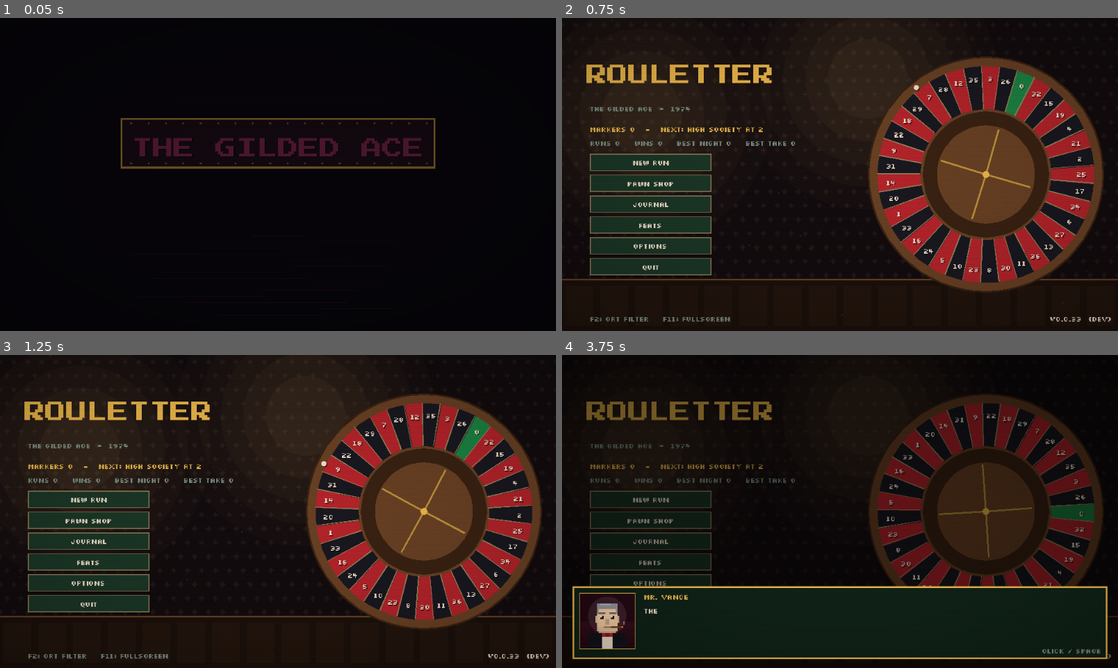
Above: before the commit, frames 1-4 (two rows, left to right).
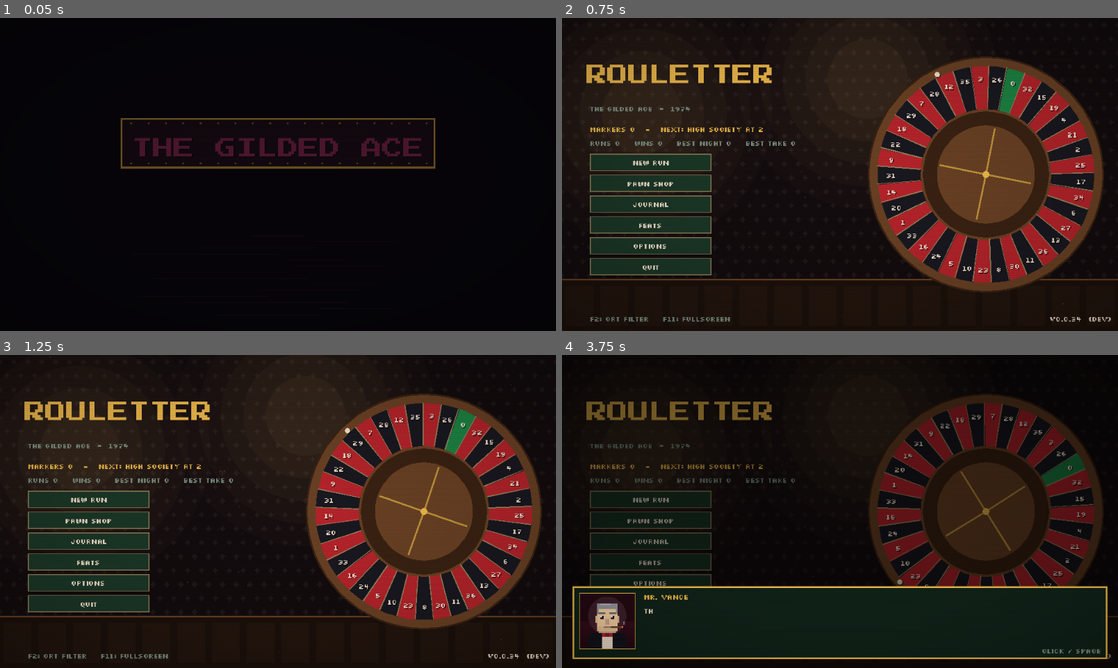
Above: after the commit, the same moments.

Repository: sugnauk/Rouletter
Game: Godot game, scene res://scenes/main.tscn
Two runs of this game, one before a commit and one after it. Both use one fixed random seed, a clock stepped at 60 frames per second and the inputs below.
Inputs (mouse positions are in pixels of both pictures, inside the frame that each line leads up to):
- Up to frame 1 (0.05 s): no input
- Up to frame 2 (0.75 s): tap Enter at 0.5 s; hold Right from 0.53 s (still down); tap F at 0.6 s; click (840, 174) at 0.67 s
- Up to frame 3 (1.25 s): keep holding Right; tap Space at 0.77 s; tap 1 at 0.8 s
- Up to frame 4 (3.75 s): release Right at 1.25 s; click "New Run" at 1.25 s; click "New Run" at 2 s; move the mouse to (840, 511) at 2.77 s; hold Left 2.78-3.53 s; tap 1 at 2.85 s; click (840, 511) at 2.92 s; tap Space at 3.02 s; tap 2 at 3.05, 3.6 s; move the mouse to (895, 442) at 3.52 s; hold Right from 3.53 s (still down); click (895, 442) at 3.67 s

Frame 1 is identical in both runs. In frame 2, 9.8% of the frame differs, in the area x 3-96%, y 0-98%; in frame 3, 14%, in the area x 3-96%, y 0-100%; in frame 4, 11%.

Commit message:
v0.0.34: slower default speed with a fast-forward button (Normal / Fast / Fastest)
Co-Authored-By: Claude Opus 5.5 <noreply@anthropic.com>
Claude-Session: https://claude.ai/code/session_013q6d3yRkHgTahmnKYGjD8n

Diff:
--- a/core/profile.gd
+++ b/core/profile.gd
@@ -30,8 +30,15 @@
 var act2_runs: int = 0
 var act2_wins: int = 0
 ## Player options (Options screen). Missing keys fall back to these defaults.
-const DEFAULT_SETTINGS := {"crt": true, "cb_marks": false, "cards": true, "shake": true, "music": 0.6, "sfx": 1.0, "zoom_felt": false, "fast_spins": false,
-	"fit": 1.0}
+const DEFAULT_SETTINGS := {"crt": true, "cb_marks": false, "cards": true, "shake": true, "music": 0.6, "sfx": 1.0, "zoom_felt": false,
+	"fit": 1.0, "speed": 0}
+## Game speed (the >> button): Normal takes its time, Fast is brisk, Fastest also cuts the spin and
+## the count short. time: Engine.time_scale; short: use the shortened wheel spin and count.
+const SPEEDS := [
+	{"name": "Normal", "label": ">", "time": 0.67, "short": false},
+	{"name": "Fast", "label": ">>", "time": 1.0, "short": false},
+	{"name": "Fastest", "label": ">>>", "time": 1.0, "short": true},
+]
 ## Screen fit: shrink the play area (and pin it to the top) when a phone browser hides part of it.
 const FIT_MIN := 0.7
 const FIT_STEP := 0.05
@@ -235,7 +242,15 @@
 	var saved: Dictionary = d.get("settings", {})
 	for k in saved:
 		if settings.has(k):
-			settings[k] = bool(saved[k]) if DEFAULT_SETTINGS[k] is bool else clampf(float(saved[k]), 0.0, 1.0)
+			if DEFAULT_SETTINGS[k] is bool:
+				settings[k] = bool(saved[k])
+			elif DEFAULT_SETTINGS[k] is int:
+				settings[k] = clampi(int(saved[k]), 0, SPEEDS.size() - 1)
+			else:
+				settings[k] = clampf(float(saved[k]), 0.0, 1.0)
+	# Older profiles had a Fast spins toggle; it became the fastest speed.
+	if not saved.has("speed") and bool(saved.get("fast_spins", false)):
+		settings.speed = 2
 
 
 func save(path: String = "") -> bool:
--- a/core/story.gd
+++ b/core/story.gd
@@ -138,7 +138,7 @@
 		{"speaker": "Dolores", "text": "Click a square to bet chips from your stack. Splits and corners sit on the lines between squares."},
 		{"speaker": "Dolores", "text": "Winning bets add to your Take. Losing bets come off it. Reach the payment before your spins run out."},
 		{"speaker": "Dolores", "text": "Your bets go back down every spin by themselves. Undo or Clear to change them. Right-click to take one back. On a touch screen, hold a bet for more options."},
-		{"speaker": "Dolores", "text": "In a hurry? Turn on Fast spins in the MENU. The big moments still get their due."}]},
+		{"speaker": "Dolores", "text": "In a hurry? The >> button by the MENU (or F) speeds things up. The big moments still get their due."}]},
 	"shop": {"id": "tut_shop", "title": "How to Play: The Cage", "lines": [
 		{"speaker": "Dolores", "text": "Between tables you visit the Cage. Every window takes a different kind of money."},
 		{"speaker": "Dolores", "text": "Chips you buy go on the felt for good and score every time they hit. Place them before you leave."}]},
--- a/core/version.gd
+++ b/core/version.gd
@@ -4,7 +4,7 @@
 ## The deploy workflow overwrites BUILD with the commit hash and build time, so "dev" means a
 ## local/editor run.
 
-const VERSION := "0.0.33"
+const VERSION := "0.0.34"
 const BUILD := "dev"
 
 
--- a/scenes/main.gd
+++ b/scenes/main.gd
@@ -98,6 +98,7 @@
 	add_child(crt)
 	crt.visible = profile.settings.crt
 	Sfx.set_volumes(profile.settings.music, profile.settings.sfx)
+	apply_speed()
 	Sfx.play_music.call_deferred("lounge")
 	get_tree().create_timer(4.0).timeout.connect(func(): Sfx.preload_track("enforcer"))
 	var tl := CanvasLayer.new()
@@ -422,6 +423,9 @@
 		if event.keycode == KEY_ESCAPE and in_run() and not pause.visible and not dialogue.is_open():
 			open_pause()
 			get_viewport().set_input_as_handled()
+		elif event.keycode == KEY_F and in_run() and not dialogue.is_open():
+			cycle_speed()
+			get_viewport().set_input_as_handled()
 		elif event.keycode == KEY_F2:
 			set_option("crt", not profile.settings.crt)
 		elif event.keycode == KEY_F11 or (event.keycode == KEY_ENTER and event.alt_pressed):
@@ -476,10 +480,37 @@
 	profile.settings[key] = value
 	crt.visible = profile.settings.crt
 	_recenter()
+	apply_speed()
 	Sfx.set_volumes(profile.settings.music, profile.settings.sfx)
 	save_profile()
 	if screens.has(current) and screens[current].visible:
 		screens[current].call("refresh")
+
+
+## --- Game speed (the >> button) -------------------------------------------------------
+
+func speed() -> int:
+	return clampi(int(profile.settings.get("speed", 0)), 0, Profile.SPEEDS.size() - 1)
+
+
+## The everyday time scale for the chosen speed (1.0 for screenshot runs, which need fixed timing).
+func base_time_scale() -> float:
+	return 1.0 if fast_ui else float(Profile.SPEEDS[speed()].time)
+
+
+func apply_speed() -> void:
+	Engine.time_scale = base_time_scale()
+
+
+## Fastest also cuts the wheel spin and the count short.
+func short_spins() -> bool:
+	return bool(Profile.SPEEDS[speed()].short)
+
+
+func cycle_speed() -> void:
+	set_option("speed", (speed() + 1) % Profile.SPEEDS.size())
+	Sfx.play("click")
+	fx.pop_text(Vector2(560, 40), "SPEED: " + str(Profile.SPEEDS[speed()].name).to_upper(), P.GOLD, 0.8)
 
 
 func toggle_fullscreen() -> void:
--- a/scenes/screens/options_screen.gd
+++ b/scenes/screens/options_screen.gd
@@ -8,7 +8,7 @@
 	["cb_marks", "Colour-blind marks", "A small cross on every red square of the felt, so red and black don't rely on colour alone."],
 	["cards", "Loading cards", "The themed cards between screens. Off switches screens instantly."],
 	["shake", "Screen shake", "Shake on big wins and busts."],
-	["fast_spins", "Fast spins", "A short wheel spin and a brisk count. Big moments still get their beat."],
+	["speed", "Game speed", "Normal takes its time. Fast is brisk. Fastest also cuts the wheel spin and the count short. The >> button at the table (or F) switches it."],
 	["zoom_felt", "Tap-to-zoom felt", "Clicking the felt first zooms it in, so splits and corners are easy to hit. Always on for touch screens."],
 ]
 
@@ -73,7 +73,10 @@
 	reset_btn.visible = main.options_return == "" or main.options_return == "title"
 	for k in buttons:
 		var val = main.profile.settings.get(k, false)
-		if val is bool:
+		if k == "speed":
+			var sp: Dictionary = preload("res://core/profile.gd").SPEEDS[main.speed()]
+			buttons[k][0].text = "%s:  %s  %s" % [buttons[k][1], sp.name.to_upper(), sp.label]
+		elif val is bool:
 			buttons[k][0].text = "%s:  %s" % [buttons[k][1], "ON" if val else "OFF"]
 		else:
 			var bars := int(round(val * 10.0))
@@ -109,5 +112,8 @@
 
 
 func _toggle(key: String) -> void:
+	if key == "speed":
+		main.cycle_speed()
+		return
 	Sfx.play("click")
 	main.set_option(key, not main.profile.settings.get(key, false))
--- a/scenes/screens/shop_screen.gd
+++ b/scenes/screens/shop_screen.gd
@@ -34,6 +34,7 @@
 var t := 0.0
 
 
+var speed_btn: Button   ## fast-forward: > / >> / >>>
 var choice: Panel = null   ## the pick-one overlay (opening pick / early-clear bonus / refine)
 var refine_id := -1        ## the chip waiting for a Refine path
 
@@ -71,6 +72,10 @@
 	var nb := P.button(self, "NEXT TABLE >", _next, Vector2(84, 30), P.FONT_SMALL)
 	var mb := P.button(self, "MENU", func(): main.open_pause(), Vector2(40, 14), P.FONT_SMALL)
 	P.place(mb, Vector2(594, 6))
+	speed_btn = P.button(self, ">", func():
+		main.cycle_speed()
+		speed_btn.text = preload("res://core/profile.gd").SPEEDS[main.speed()].label, Vector2(26, 14), P.FONT_SMALL)
+	P.place(speed_btn, Vector2(564, 6))
 	nb.add_theme_stylebox_override("normal", P.box(Color("#b8862b"), P.BLACK, 1))
 	nb.add_theme_stylebox_override("hover", P.box(Color("#d9a63c"), P.CREAM, 1))
 	for s in ["font_color", "font_hover_color", "font_pressed_color"]:
@@ -278,6 +283,7 @@
 	felt_view.queue_redraw()
 	_refresh_rack()
 	status_lbl.text = _hint()
+	speed_btn.text = preload("res://core/profile.gd").SPEEDS[main.speed()].label
 	cage_view.queue_redraw()
 	_refresh_choice(run)
 	_first_time_tips(run)
--- a/scenes/screens/table_count.gd
+++ b/scenes/screens/table_count.gd
@@ -4,7 +4,7 @@
 ##   2. build   - every winning bet and triggered effect pulses in turn, building the score
 ##   3. count   - the spin's Take flows into the payment meter
 ## Ordinary spins stay brisk; exceptional ones (a one-spin clear, a final-ball clear, a personal
-## best, a big combo) get a longer beat and a musical sting. Fast spins (Options) shrink every pause.
+## best, a big combo) get a longer beat and a musical sting. The Fastest speed (the >> button) shrinks every pause.
 ## Split out of table_screen.gd; `t` is the table screen.
 
 const P := preload("res://scenes/ui/palette.gd")
@@ -156,9 +156,9 @@
 			fx.banner("PERSONAL BEST +%d" % int(res.take), P.CYAN, 1.4, 150, 8)
 			Sfx.play("sting")
 		if exceptional and not t.fast():
-			Engine.time_scale = 0.45
+			Engine.time_scale = 0.45 * t.main.base_time_scale()
 			await t.get_tree().create_timer(0.35, true, false, true).timeout
-			Engine.time_scale = 1.0
+			t.main.apply_speed()
 		var tw: Tween = t.create_tween()
 		tw.tween_method(func(v: float): t.shown_take = v, before, after, 0.55 * (0.4 if t.fast() else 1.0)).set_trans(Tween.TRANS_QUAD).set_ease(Tween.EASE_OUT)
 		await tw.finished
--- a/scenes/screens/table_screen.gd
+++ b/scenes/screens/table_screen.gd
@@ -18,6 +18,7 @@
 const TableOverlays := preload("res://scenes/screens/table_overlays.gd")
 const Preview := preload("res://core/preview.gd")
 const Story := preload("res://core/story.gd")
+const Profile := preload("res://core/profile.gd")
 
 const LEFT_W := 180
 const MID_X := 188
@@ -67,6 +68,7 @@
 var zoom_bg: ColorRect            ## dims the table while the felt is zoomed for touch betting
 var zoomed := false
 var overlays   ## the free-chip panel, touch bet menu, quick edits and tips (table_overlays.gd)
+var speed_btn: Button   ## fast-forward: > / >> / >>>
 var pinned: Dictionary = {}      ## bet keys that survive Clear (Alt-click to pin)
 const ZOOM := 1.8
 var count                        ## the spin count-up (table_count.gd)
@@ -75,9 +77,9 @@
 var take_per_spin := 0.0
 
 
-## Fast spins (Options): a short wheel spin and a brisk count.
+## Fastest speed (the >> button): a short wheel spin and a brisk count.
 func fast() -> bool:
-	return main.profile.settings.get("fast_spins", false)
+	return main.short_spins()
 
 
 func setup() -> void:
@@ -133,6 +135,13 @@
 	P.place(P.label(self, "BET CHIP", P.FONT_SMALL, P.DIM), Vector2(RIGHT_X, 26))
 	var mb := P.button(self, "MENU", func(): main.open_pause(), Vector2(40, 12), P.FONT_SMALL)
 	P.place(mb, Vector2(RIGHT_X + 72, 24))
+	# Fast-forward: Normal > Fast >> Fastest >>> (F on the keyboard).
+	speed_btn = P.button(self, ">", func():
+		main.cycle_speed()
+		speed_btn.text = Profile.SPEEDS[main.speed()].label, Vector2(26, 12), P.FONT_SMALL)
+	speed_btn.tooltip_text = ""
+	speed_btn.mouse_entered.connect(func(): _status("Game speed: %s. Click (or press F) to change." % Profile.SPEEDS[main.speed()].name))
+	P.place(speed_btn, Vector2(RIGHT_X + 44, 24))
 	denom_box = HBoxContainer.new()
 	denom_box.add_theme_constant_override("separation", 4)
 	P.place(denom_box, Vector2(RIGHT_X, 36))
@@ -391,6 +400,7 @@
 	spin_btn.text = "PICK A CHIP" if not run.table_offer.is_empty() else ("CALLED SPIN" if run.is_called_spin() else ("PLACE CHIPS" if run.has_unplaced_chips() else "SPIN"))
 	_refresh_tokens()
 	_mark_clearing()
+	speed_btn.text = Profile.SPEEDS[main.speed()].label
 	overlays.refresh_offer(run)
 	overlays.first_time_tips(run)
 	if t.boss:
--- a/scenes/ui/pause_menu.gd
+++ b/scenes/ui/pause_menu.gd
@@ -43,7 +43,7 @@
 		close()
 		main.open_options(true), Vector2(140, 22))
 	fast_btn = P.button(box, "", func():
-		main.set_option("fast_spins", not main.profile.settings.get("fast_spins", false))
+		main.cycle_speed()
 		_label_fast(), Vector2(140, 22))
 	abandon_btn = P.button(box, "Abandon run", _abandon, Vector2(140, 22))
 	P.button(box, "Quit to title", func():
@@ -52,7 +52,8 @@
 
 
 func _label_fast() -> void:
-	fast_btn.text = "Fast spins: %s" % ("ON" if main.profile.settings.get("fast_spins", false) else "OFF")
+	var sp: Dictionary = preload("res://core/profile.gd").SPEEDS[main.speed()]
+	fast_btn.text = "Speed: %s  %s" % [sp.name.to_upper(), sp.label]
 
 
 func open() -> void:
--- a/tests/run_tests.gd
+++ b/tests/run_tests.gd
@@ -26,7 +26,7 @@
 		"test_collector", "test_wildcard_zero", "test_en_prison", "test_red_streak", "test_hot_hand",
 		"test_signature", "test_thirteen", "test_enforcers", "test_resolver_is_pure", "test_odds",
 		"test_run_table_flow", "test_rebet_and_clear", "test_pit_boss", "test_loan_shark_and_fence", "test_inside_content", " …(395 unchanged characters)…
-		"test_full_run_victory", "test_seeded_reproducible", "test …(249 unchanged characters)… est_meta", "test_save_versions", "test_story_beats", "test_sfx_synth", "test_music_synth",
+		"test_full_run_victory", "test_seeded_reproducible", "test …(249 unchanged characters)… est_meta", "test_save_versions", "test_speed", "test_story_beats", "test_sfx_synth", "test_music_synth",
 	]:
 		call(t)
 	print("\n%d passed, %d failed" % [passed, failed])
@@ -1429,6 +1429,21 @@
 	check(q.markers == 5, "an unversioned profile still loads")
 
 
+func test_speed() -> void:
+	var p = Profile.new()
+	check(p.settings.speed == 0 and Profile.SPEEDS[0].time < 1.0, "the default speed is the slower Normal")
+	var q = Profile.new()
+	q.from_dict({"settings": {"fast_spins": true}})
+	check(q.settings.speed == 2, "an old Fast spins setting becomes the Fastest speed")
+	var r = Profile.new()
+	r.from_dict({"settings": {"speed": 1, "fast_spins": true}})
+	check(r.settings.speed == 1, "a saved speed wins over the old toggle")
+	var s = Profile.new()
+	s.from_dict({"settings": {"speed": 9}})
+	check(s.settings.speed == Profile.SPEEDS.size() - 1, "speed is clamped")
+	check(Profile.SPEEDS[1].time == 1.0 and not Profile.SPEEDS[1].short and Profile.SPEEDS[2].short, "Fast is today's speed, Fastest shortens spins")
+
+
 func test_new_rules() -> void:
 	var zt = felt("european", [["bet", "RED", 4]])
 	zt.house_rules.append("zero_tolerance")
Not shown, changed: CHANGELOG.md
